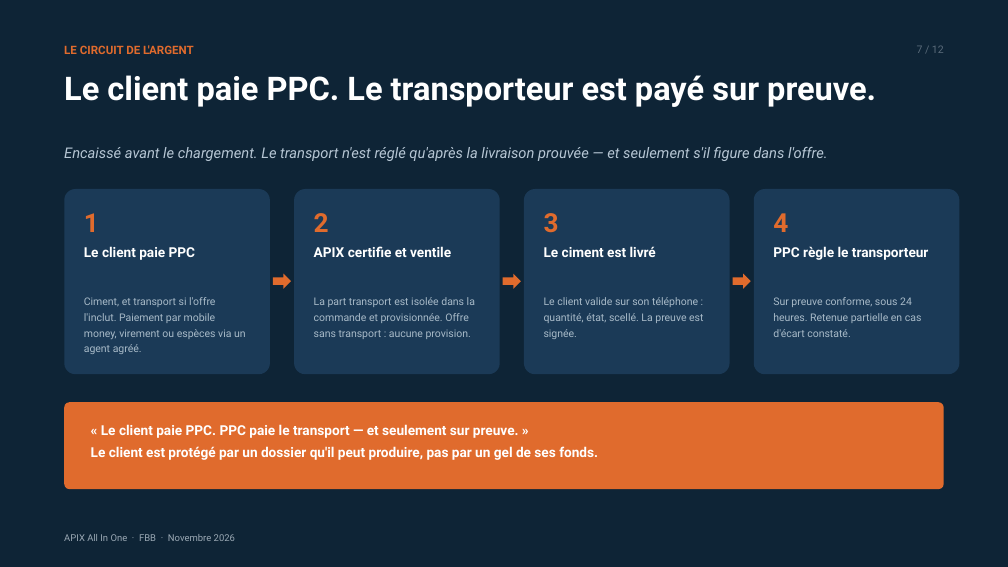
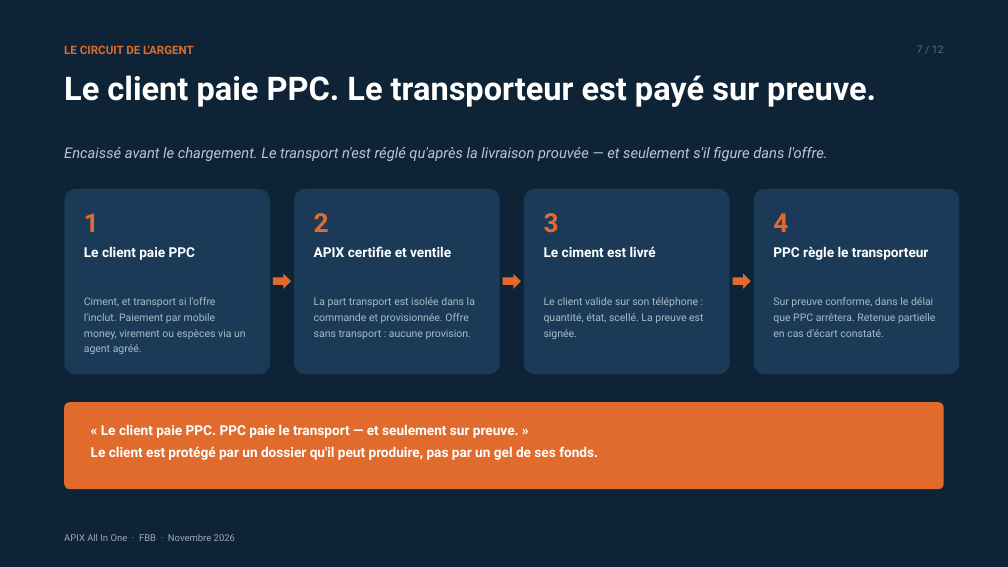
Before and after one commit to dilevembamu12/fbb-ppc-apix, a slide deck: slide 7 of dist/pptx/APIX-All-In-One-12-slides-PPC.pptx. Drawn at 1008x567 pixels with LibreOffice and Linux fonts; fonts in the diff are those of the drawing. Boxes give left, top, right and bottom in pixels: in the first picture for what was removed or moved away, otherwise in the second. Text is boxed around its words. In the diff, an @@ line names an element or a change of style, - is before the commit and + after.

```diff
--- a/dist/pptx/APIX-All-In-One-12-slides-PPC.pptx
+++ b/dist/pptx/APIX-All-In-One-12-slides-PPC.pptx
@@ text at bbox=[773, 297, 935, 337]: text changed @@
-Sur preuve conforme, sous 24 heures. Retenue partielle en cas d'écart constaté.
+Sur preuve conforme, dans le délai que PPC arrêtera. Retenue partielle en cas d'écart constaté.
```
Also in this commit, not shown: 1 other slide changed, 15 other files.
